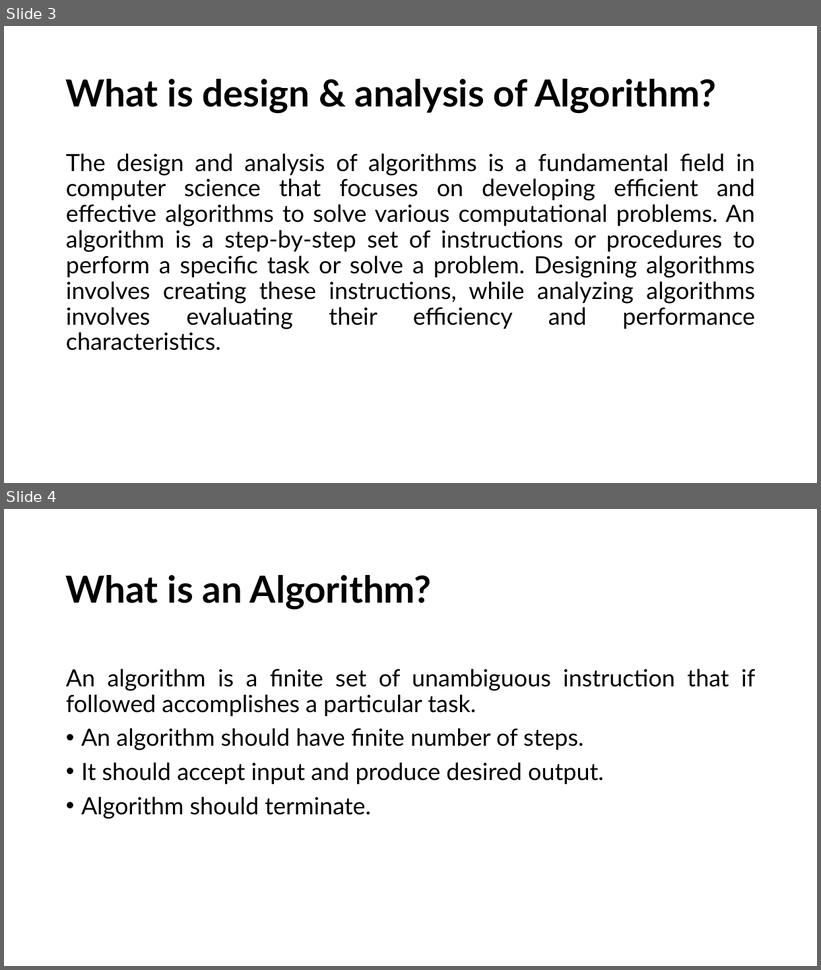
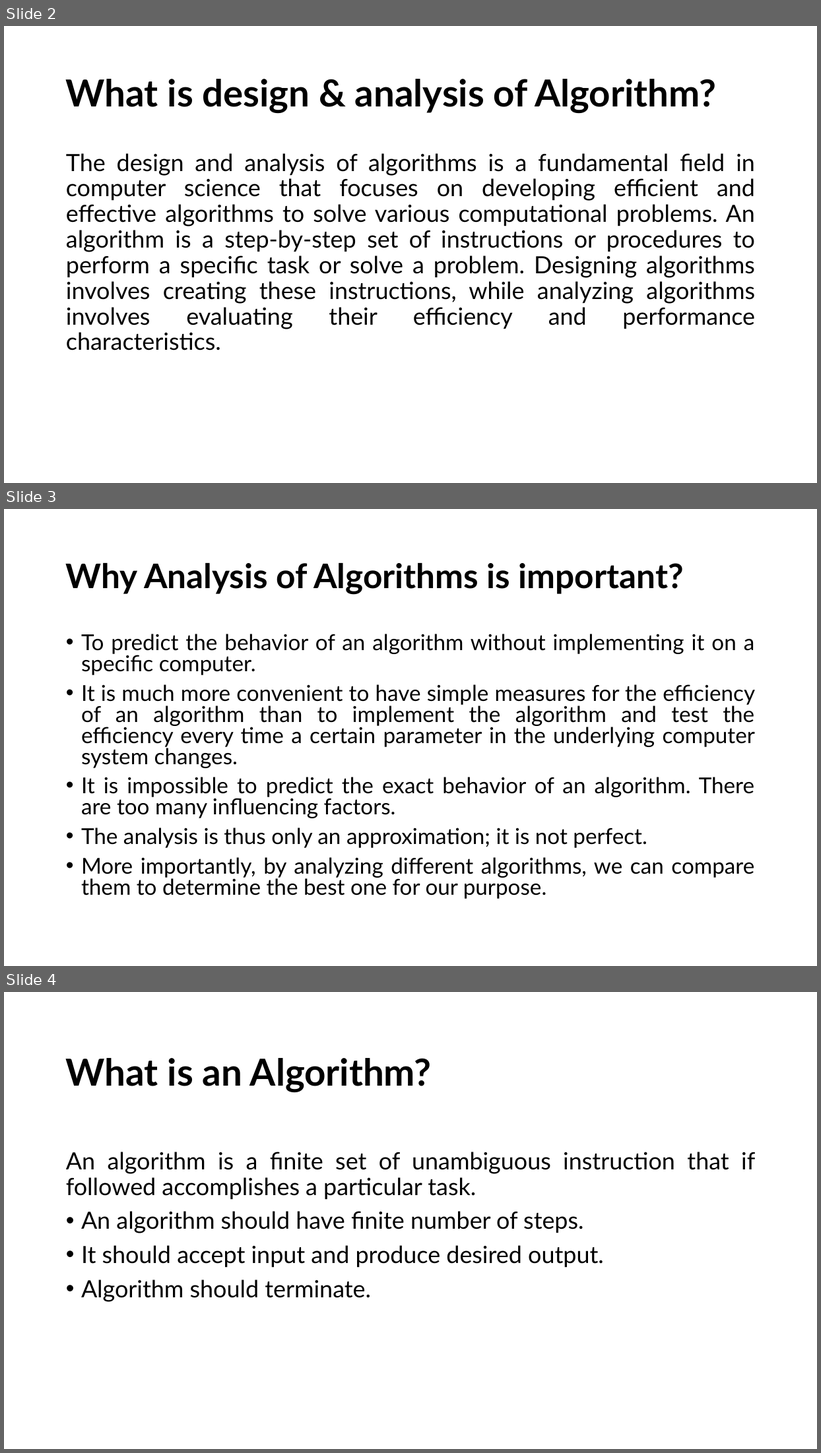
Before and after one commit to alaminbhuyan/DSA-In-Python, a slide deck: Design & Analysis Of Algorithm PDF/DAA.pptx. Shown one above the other, each under a label of ours: slides 3 and 4 before the commit, slides 2, 3 and 4 after it. The pictures are 821x970 and 821x1453 pixels, drawn with LibreOffice and Linux fonts; fonts in the diff are those of the drawing. Boxes give left, top, right and bottom in pixels: in the first picture for what was removed or moved away, otherwise in the second. Text is boxed around its words. In the diff, an @@ line names an element or a change of style, - is before the commit and + after.

```diff
--- a/Design & Analysis Of Algorithm PDF/DAA.pptx
+++ b/Design & Analysis Of Algorithm PDF/DAA.pptx
@@ slide 3 added at (x1=4, y1=509, x2=817, y2=966), background #FFFFFF @@
@@ title added at (x1=66, y1=563, x2=684, y2=595), 40 pt, text #000000, bold @@
+Why Analysis of Algorithms is important?
@@ text added at (x1=81, y1=634, x2=755, y2=899), 25.9 pt, text #000000 @@
+• To predict the behavior of an algorithm without implementing it on a specific computer.
+• It is much more convenient to have simple measures for the efficiency of an algorithm than to implement the algorithm and test the efficiency every time a certain parameter in the underlying computer system changes.
+• It is impossible to predict the exact behavior of an algorithm. There are too many influencing factors.
+• The analysis is thus only an approximation; it is not perfect.
+• More importantly, by analyzing different algorithms, we can compare them to determine the best one for our purpose.
@@ what was slide 3 is now slide 2 @@
```
Also in this commit, not shown: 2 slides changed, 9 other slides added, 1 slide removed.
